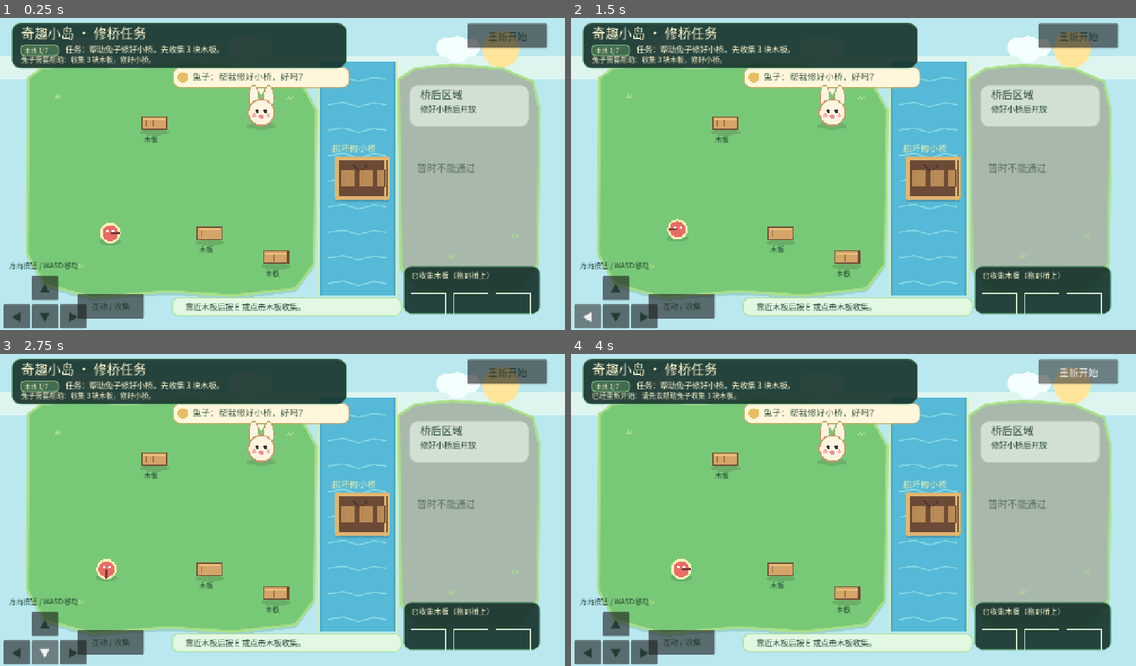
Above: before the commit, frames 1-4 (two rows, left to right).
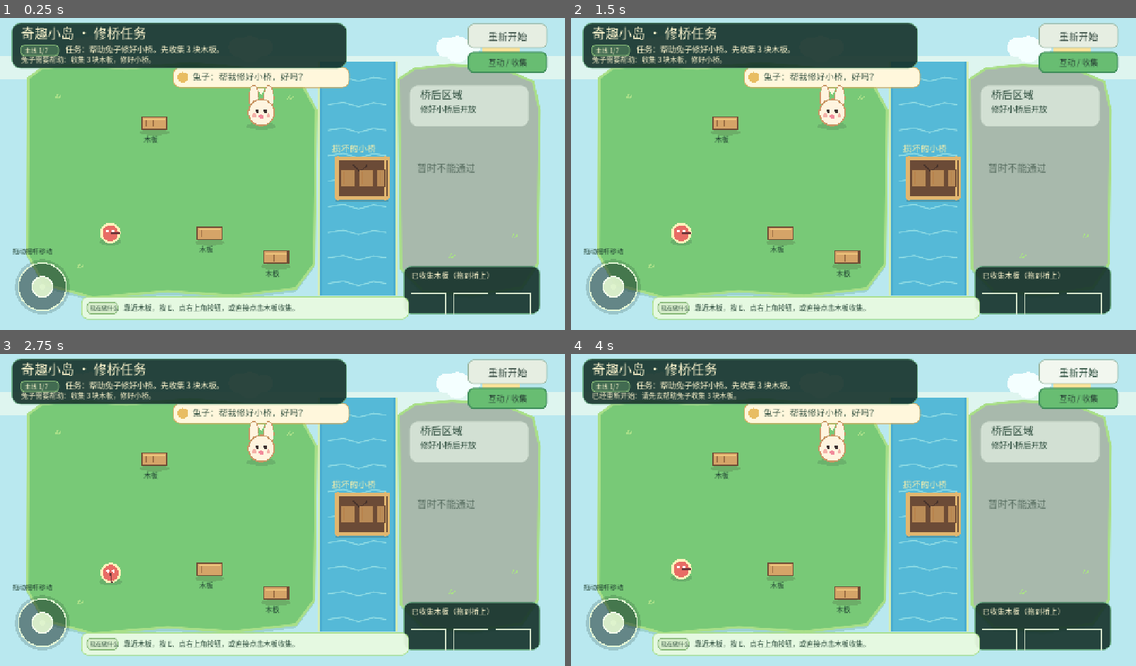
Above: after the commit, the same moments.

Repository: zhuwd-dev/wonder-isle
Game: Godot game, scene res://scenes/boot/Main.tscn
The game is run twice, just before and just after one commit, with the same random seed, the same clock (stepped at 60 frames per second) and the same inputs.
Inputs (mouse positions are in pixels of both pictures, inside the frame that each line leads up to):
- Up to frame 1 (0.25 s): no input
- Up to frame 2 (1.5 s): click (616, 289) at 0.5 s, where only the run before the commit has a clickable "▲"; click (587, 317) at 1.25 s, where only the run before the commit has a clickable "◀"
- Up to frame 3 (2.75 s): click (45, 653) at 2 s, where only the run before the commit has a clickable "▼"
- Up to frame 4 (4 s): click (644, 653) at 2.75 s, where only the run before the commit has a clickable "▶"; click "重新开始" at 3.5 s

The runs differ from the first frame. In frame 1, 7.2% of the frame differs, in the area x 0-97%, y 1-100%; in frame 2, 7.4%; in frame 3, 7.4%; in frame 4, 7.2%.

Commit message:
Improve touch controls and task layout

Diff:
--- a/scripts/boot/main.gd
+++ b/scripts/boot/main.gd
@@ -61,15 +61,19 @@
 const Q009_BIRD_INTERACTION_RADIUS := 72.0
 const Q010_SEED_POSITIONS := [Vector2(180, 430), Vector2(580, 200), Vector2(260, 430)]
 const Q010_SEED_LABELS := ["红花种子", "蓝花种子", "金色种子"]
-const Q011_AREA_RECT := Rect2(392, 568, 188, 56)
+const Q011_AREA_RECT := Rect2(196, 568, 188, 56)
 const Q011_SLOT_RECTS := [
-	Rect2(406, 576, 48, 24),
-	Rect2(466, 576, 48, 24),
-	Rect2(526, 576, 48, 24),
+	Rect2(210, 576, 48, 24),
+	Rect2(270, 576, 48, 24),
+	Rect2(330, 576, 48, 24),
 ]
 const Q011_ITEM_NAMES := ["木箱", "布包", "竹篮"]
 const Q011_INVENTORY_ORIGIN := Vector2(932, 620)
 const Q011_INVENTORY_STEP := 96.0
+const JOYSTICK_CENTER := Vector2(96, 622)
+const JOYSTICK_RADIUS := 54.0
+const JOYSTICK_DEADZONE := 0.14
+const JOYSTICK_HIT_RADIUS := 88.0
 const BRIDGE_SLOTS := [
 	Rect2(772, 356, 34, 38),
 	Rect2(813, 356, 34, 38),
@@ -114,6 +118,10 @@
 var player_position := Vector2(250, 500)
 var player_facing := Vector2.RIGHT
 var touch_direction := Vector2.ZERO
+var virtual_joystick_active := false
+var virtual_joystick_mouse_active := false
+var virtual_joystick_touch_index := -1
+var virtual_joystick_offset := Vector2.ZERO
 var dragging_board := -1
 var drag_position := Vector2.ZERO
 var dragging_pond_stone := -1
@@ -153,6 +161,8 @@
 	_configure_save_path()
 	_load_game()
 	_create_controls()
+	get_viewport().size_changed.connect(_layout_controls)
+	_layout_controls()
 	if message_remaining_seconds <= 0.0 and not message.is_empty():
 		message_remaining_seconds = 4.0
 	queue_redraw()
@@ -189,11 +199,24 @@
 func _input(event: InputEvent) -> void:
 	if event is InputEventMouseButton and event.button_index == MOUSE_BUTTON_LEFT:
 		if event.pressed:
+			if _is_virtual_joystick_hit(event.position) and _begin_virtual_joystick(event.position, -1, true):
+				get_viewport().set_input_as_handled()
+				return
+			if _is_button_control_position(event.position):
+				return
 			_pointer_down(event.position)
 		else:
+			if virtual_joystick_mouse_active:
+				_end_virtual_joystick()
+				get_viewport().set_input_as_handled()
+				return
+			if _is_button_control_position(event.position):
+				return
 			_pointer_up(event.position)
 	elif event is InputEventMouseMotion:
-		if dragging_board >= 0:
+		if virtual_joystick_mouse_active:
+			_update_virtual_joystick(event.position)
+		elif dragging_board >= 0:
 			drag_position = event.position
 			queue_redraw()
 		elif dragging_pond_stone >= 0:
@@ -213,11 +236,25 @@
 			queue_redraw()
 	elif event is InputEventScreenTouch:
 		if event.pressed:
+			if not virtual_joystick_active and _is_virtual_joystick_hit(event.position) and _begin_virtual_joystick(event.position, event.index, false):
+				get_viewport().set_input_as_handled()
+				return
+			if _is_button_control_position(event.position):
+				return
 			_pointer_down(event.position)
 		else:
+			if virtual_joystick_active and not virtual_joystick_mouse_active and virtual_joystick_touch_index == event.index:
+				_end_virtual_joystick()
+				get_viewport().set_input_as_handled()
+				return
+			if _is_button_control_position(event.position):
+				return
 			_pointer_up(event.position)
 	elif event is InputEventScreenDrag:
-		if dragging_board >= 0:
+		if virtual_joystick_active and not virtual_joystick_mouse_active and virtual_joystick_touch_index == event.index:
+			_update_virtual_joystick(event.position)
+			get_viewport().set_input_as_handled()
+		elif dragging_board >= 0:
 			drag_position = event.position
 			queue_redraw()
 		elif dragging_pond_stone >= 0:
@@ -237,8 +274,50 @@
 			queue_redraw()
 
 
+func _is_virtual_joystick_hit(position: Vector2) -> bool:
+	return position.distance_to(JOYSTICK_CENTER) <= JOYSTICK_HIT_RADIUS
+
+
+func _is_button_control_position(position: Vector2) -> bool:
+	for control in [restart_button, build_button, remove_decor_button, q011_button, interact_button]:
+		if control != null and control.visible and control.get_global_rect().has_point(position):
+			return true
+	return false
+
+
+func _begin_virtual_joystick(position: Vector2, touch_index: int, is_mouse: bool) -> bool:
+	if virtual_joystick_active:
+		return false
+	virtual_joystick_active = true
+	virtual_joystick_mouse_active = is_mouse
+	virtual_joystick_touch_index = touch_index
+	_update_virtual_joystick(position)
+	return true
+
+
+func _update_virtual_joystick(position: Vector2) -> void:
+	virtual_joystick_offset = (position - JOYSTICK_CENTER).limit_length(JOYSTICK_RADIUS)
+	var strength := virtual_joystick_offset.length() / JOYSTICK_RADIUS
+	if strength <= JOYSTICK_DEADZONE:
+		touch_direction = Vector2.ZERO
+	else:
+		var adjusted_strength := inverse_lerp(JOYSTICK_DEADZONE, 1.0, strength)
+		touch_direction = virtual_joystick_offset.normalized() * adjusted_strength
+	queue_redraw()
+
+
+func _end_virtual_joystick() -> void:
+	virtual_joystick_active = false
+	virtual_joystick_mouse_active = false
+	virtual_joystick_touch_index = -1
+	virtual_joystick_offset = Vector2.ZERO
+	touch_direction = Vector2.ZERO
+	queue_redraw()
+
+
 func _notification(what: int) -> void:
-	if what == NOTIFICATION_WM_WINDOW_FOCUS_OUT and (dragging_board >= 0 or dragging_pond_stone >= 0 or dragging_q005_plant >= 0 or dragging_q006_decor >= 0 or dragging_q008_path >= 0 or dragging_q011_item >= 0):
+	if what == NOTIFICATION_WM_WINDOW_FOCUS_OUT and (virtual_joystick_active or dragging_board >= 0 or dragging_pond_stone >= 0 or dragging_q005_plant >= 0 or dragging_q006_decor >= 0 or dragging_q008_path >= 0 or dragging_q011_item >= 0):
+		_end_virtual_joystick()
 		dragging_board = -1
 		drag_position = Vector2.ZERO
 		dragging_pond_stone = -1
@@ -305,6 +384,7 @@
 	restart_button.tooltip_text = "清除本关进度并重新开始"
 	restart_button.pressed.connect(_restart_game)
 	add_child(restart_button)
+	_apply_button_style(restart_button, false)
 
 	build_button = Button.new()
 	build_button.name = "BuildButton"
@@ -328,6 +408,7 @@
 	remove_decor_button.pressed.connect(_toggle_remove_mode)
 	remove_decor_button.visible = false
 	add_child(remove_decor_button)
+	_apply_button_style(remove_decor_button, false)
 
 	q011_button = Button.new()
 	q011_button.name = "Q011Button"
@@ -340,44 +421,32 @@
 	q011_button.pressed.connect(_toggle_q011_mode)
 	q011_button.visible = false
 	add_child(q011_button)
+	_apply_button_style(q011_button, false)
 
 	interact_button = Button.new()
 	interact_button.name = "InteractButton"
 	interact_button.text = "互动 / 收集"
-	interact_button.position = Vector2(176, 638)
-	interact_button.size = Vector2(150, 56)
+	interact_button.position = Vector2(1060, 88)
+	interact_button.size = Vector2(180, 48)
 	interact_button.add_theme_font_size_override("font_size", 18)
 	interact_button.add_theme_color_override("font_color", Color("253b32"))
+	interact_button.tooltip_text = "拾取物品、交付材料或与伙伴互动"
 	interact_button.pressed.connect(_try_collect_nearby)
 	add_child(interact_button)
-
-	_add_direction_button("▲", Vector2(72, 598), Vector2.UP)
-	_add_direction_button("◀", Vector2(8, 662), Vector2.LEFT)
-	_add_direction_button("▼", Vector2(72, 662), Vector2.DOWN)
-	_add_direction_button("▶", Vector2(136, 662), Vector2.RIGHT)
+	_apply_button_style(interact_button, true)
 	_refresh_build_controls()
-
-
-func _add_direction_button(label: String, position: Vector2, direction: Vector2) -> void:
-	var button := Button.new()
-	button.text = label
-	button.position = position
-	button.size = Vector2(60, 54)
-	button.add_theme_font_size_override("font_size", 25)
-	button.add_theme_color_override("font_color", Color("253b32"))
-	button.tooltip_text = "移动"
-	button.button_down.connect(_on_touch_button_down.bind(direction))
-	button.button_up.connect(_on_touch_button_up.bind(direction))
-	button.mouse_exited.connect(_on_touch_button_up.bind(direction))
-	add_child(button)
-
-
-func _on_touch_button_down(direction: Vector2) -> void:
-	touch_direction = direction
-
-
-func _on_touch_button_up(_direction: Vector2) -> void:
-	touch_direction = Vector2.ZERO
+	_layout_controls()
+
+
+func _layout_controls() -> void:
+	if restart_button == null:
+		return
+	var layout_width := maxf(WORLD_SIZE.x, get_viewport_rect().size.x)
+	restart_button.position = Vector2(layout_width - 220.0, 24.0)
+	build_button.position = Vector2(layout_width - 420.0, 24.0)
+	remove_decor_button.position = Vector2(layout_width - 420.0, 88.0)
+	q011_button.position = Vector2(layout_width - 420.0, 88.0)
+	interact_button.position = Vector2(layout_width - 220.0, 88.0)
 
 
 func _toggle_build_mode() -> void:
@@ -460,6 +529,14 @@
 
 
 func _apply_build_button_style(highlighted: bool) -> void:
+	_apply_button_style(build_button, highlighted)
+	build_button.add_theme_color_override("font_color", Color("173d2d") if highlighted else Color("253b32"))
+	build_button.add_theme_color_override("font_hover_color", Color("123927"))
+	build_button.add_theme_color_override("font_pressed_color", Color("102f23"))
+	build_button.add_theme_font_size_override("font_size", 20 if highlighted else 22)
+
+
+func _apply_button_style(button: Button, highlighted: bool) -> void:
 	var normal := StyleBoxFlat.new()
 	normal.bg_color = Color("68bd72") if highlighted else Color("e6eee2")
 	normal.border_color = Color("3d8d58") if highlighted else Color("9ab5a0")
@@ -471,13 +548,12 @@
 	hover.bg_color = Color("82d789") if highlighted else Color("f2f7ef")
 	var pressed := normal.duplicate() as StyleBoxFlat
 	pressed.bg_color = Color("54a966") if highlighted else Color("d7e4d4")
-	build_button.add_theme_stylebox_override("normal", normal)
-	build_button.add_theme_stylebox_override("hover", hover)
-	build_button.add_theme_stylebox_override("pressed", pressed)
-	build_button.add_theme_color_override("font_color", Color("173d2d"))
-	build_button.add_theme_color_override("font_hover_color", Color("123927"))
-	build_button.add_theme_color_override("font_pressed_color", Color("102f23"))
-	build_button.add_theme_font_size_override("font_size", 20 if highlighted else 22)
+	button.add_theme_stylebox_override("normal", normal)
+	button.add_theme_stylebox_override("hover", hover)
+	button.add_theme_stylebox_override("pressed", pressed)
+	button.add_theme_color_override("font_color", Color("253b32"))
+	button.add_theme_color_override("font_hover_color", Color("173d2b"))
+	button.add_theme_color_override("font_pressed_color", Color("173d2b"))
 
 
 func _are_core_tasks_complete() -> bool:
@@ -1251,8 +1327,10 @@
 
 
 func _draw_background() -> void:
-	draw_rect(Rect2(Vector2.ZERO, WORLD_SIZE), VISUAL_PALETTE["sky"])
-	draw_rect(Rect2(0, 96, WORLD_SIZE.x, 54), VISUAL_PALETTE["sky_band"])
+	var viewport_size := get_viewport_rect().size
+	var background_size := Vector2(maxf(WORLD_SIZE.x, viewport_size.x), maxf(WORLD_SIZE.y, viewport_size.y))
+	draw_rect(Rect2(Vector2.ZERO, background_size), VISUAL_PALETTE["sky"])
+	draw_rect(Rect2(0, 96, background_size.x, 54), VISUAL_PALETTE["sky_band"])
 	draw_circle(Vector2(1135, 82), 42, VISUAL_PALETTE["sun"])
 	for cloud_x in [180.0, 540.0, 1010.0]:
 		draw_circle(Vector2(cloud_x, 78), 22, VISUAL_PALETTE["cloud"])
@@ -1674,18 +1752,18 @@
 	var border := Color("478b5b") if complete else Color("8a6846")
 	_draw_panel(Q011_AREA_RECT, fill, border, 12)
 	if complete:
-		for stone_position in [Vector2(403, 608), Vector2(434, 608), Vector2(465, 608), Vector2(496, 608), Vector2(527, 608), Vector2(559, 608)]:
+		for stone_position in [Vector2(207, 608), Vector2(238, 608), Vector2(269, 608), Vector2(300, 608), Vector2(331, 608), Vector2(363, 608)]:
 			_draw_ellipse_custom(stone_position, Vector2(9, 4), Color("d8c49a"))
 			_draw_ellipse_custom(stone_position + Vector2(0, -1), Vector2(6, 2), Color("f0dfba"))
-		for flower_position in [Vector2(398, 574), Vector2(573, 574)]:
+		for flower_position in [Vector2(202, 574), Vector2(377, 574)]:
 			draw_circle(flower_position, 4.0, Color("e96b70"))
 			draw_circle(flower_position + Vector2(-4, -2), 3.0, Color("fff1a8"))
 			draw_circle(flower_position + Vector2(4, -2), 3.0, Color("fff1a8"))
-		draw_string(font, Vector2(410, 567), "额外地块 · 已整理", HORIZONTAL_ALIGNMENT_LEFT, -1, 15, Color("214232"))
+		draw_string(font, Vector2(222, 567), "额外地块 · 已整理", HORIZONTAL_ALIGNMENT_LEFT, -1, 15, Color("214232"))
 	else:
-		draw_line(Vector2(397, 569), Vector2(402, 562), Color("668949"), 3.0)
-		draw_line(Vector2(574, 569), Vector2(579, 562), Color("668949"), 3.0)
-		draw_string(font, Vector2(407, 567), "帮忙整理 · %d/3" % game_state.q011_placed_count(), HORIZONTAL_ALIGNMENT_LEFT, -1, 15, Color("3e392b"))
+		draw_line(Vector2(201, 569), Vector2(206, 562), Color("668949"), 3.0)
+		draw_line(Vector2(378, 569), Vector2(383, 562), Color("668949"), 3.0)
+		draw_string(font, Vector2(216, 567), "整理物品 · %d/3" % game_state.q011_placed_count(), HORIZONTAL_ALIGNMENT_LEFT, -1, 15, Color("3e392b"))
 	for slot_id in range(GameState.Q011_ITEM_TOTAL):
 		var slot: Rect2 = Q011_SLOT_RECTS[slot_id]
 		var item_id: int = game_state.q011_slot_occupants[slot_id]
@@ -1704,7 +1782,7 @@
 			draw_rect(slot.grow(5), VISUAL_PALETTE["target_valid"], false, 3.0)
 	if dragging_q011_item >= 0:
 		var hint := "空槽可以松开" if _q011_slot_at(q011_drag_position) >= 0 else "把物品移到空槽再松开"
-		draw_string(font, Vector2(397, 638), hint, HORIZONTAL_ALIGNMENT_LEFT, -1, 14, VISUAL_PALETTE["ink"])
+		draw_string(font, Vector2(202, 638), hint, HORIZONTAL_ALIGNMENT_LEFT, -1, 14, VISUAL_PALETTE["ink"])
 
 
 func _draw_q011_item_at(position: Vector2, item_id: int, lifted: bool) -> void:
@@ -2116,9 +2194,25 @@
 
 
 func _draw_touch_hint(font: Font) -> void:
-	_draw_panel(Rect2(390, 646, 520, 42), Color(0.91, 0.98, 0.88, 0.86), VISUAL_PALETTE["island_highlight"], 14)
-	draw_string(font, Vector2(420, 675), _task_action_hint_text(), HORIZONTAL_ALIGNMENT_LEFT, -1, 18, VISUAL_PALETTE["ink"])
-	draw_string(font, Vector2(20, 580), "方向按钮 / WASD 移动", HORIZONTAL_ALIGNMENT_LEFT, -1, 16, VISUAL_PALETTE["ink"])
+	_draw_panel(Rect2(184, 644, 742, 52), Color(0.91, 0.98, 0.88, 0.94), VISUAL_PALETTE["island_highlight"], 14)
+	_draw_panel(Rect2(196, 656, 72, 28), Color("d7edcb"), Color("86b877"), 10)
+	draw_string(font, Vector2(204, 675), "现在做什么", HORIZONTAL_ALIGNMENT_LEFT, -1, 13, VISUAL_PALETTE["ink"])
+	draw_string(font, Vector2(280, 676), _task_action_hint_text(), HORIZONTAL_ALIGNMENT_LEFT, 620, 16, VISUAL_PALETTE["ink"])
+	draw_string(font, Vector2(28, 547), "拖动摇杆移动", HORIZONTAL_ALIGNMENT_LEFT, -1, 15, VISUAL_PALETTE["ink"])
+	_draw_virtual_joystick()
+
+
+func _draw_virtual_joystick() -> void:
+	var base_color := Color(0.09, 0.18, 0.16, 0.42)
+	var outline_color := Color("e4f7d6")
+	draw_circle(JOYSTICK_CENTER, JOYSTICK_RADIUS + 8.0, Color(0.08, 0.16, 0.14, 0.18))
+	draw_circle(JOYSTICK_CENTER, JOYSTICK_RADIUS, base_color)
+	draw_arc(JOYSTICK_CENTER, JOYSTICK_RADIUS, 0.0, TAU, 40, outline_color, 3.0)
+	draw_circle(JOYSTICK_CENTER, 6.0, Color(0.87, 0.96, 0.78, 0.78))
+	var knob_center := JOYSTICK_CENTER + virtual_joystick_offset
+	var knob_color := Color("80c987") if virtual_joystick_active else Color(0.88, 0.96, 0.81, 0.92)
+	draw_circle(knob_center, 23.0, knob_color)
+	draw_arc(knob_center, 23.0, 0.0, TAU, 32, Color("f4ffec"), 3.0)
 
 
 func _task_prompt_text() -> String:
@@ -2220,9 +2314,9 @@
 
 func _task_action_hint_text() -> String:
 	if q011_mode:
-		return "从右下角托盘拖动木箱、布包和竹篮到三个空槽。"
+		return "从右下角托盘拖动物品到左侧整理区的空槽。"
 	if game_state.can_start_q012():
-		return "走到兔子身边按 E 或点击“互动 / 收集”，和伙伴们一起庆祝。"
+		return "走到兔子身边，按 E 或点右上角“互动 / 收集”参加庆祝。"
 	if build_mode and _can_use_q006_build_mode():
 		if remove_decor_mode:
 			return "点击已放置的装饰移除；再次点击移除按钮可取消。"
@@ -2230,19 +2324,19 @@
 			return "拖动已摆放的装饰换位，或点“移除装饰”后收回。"
 		return "拖动木栅栏、花盆和庭院路灯到对应槽位。"
 	if game_state.is_q011_complete():
-		return "没有必做任务：自由探索，或点“建造”调整花园。"
+		return "没有必做任务：自由探索，或点右上角“建造”调整花园。"
 	if not game_state.is_complete():
 		if game_state.board_count() < GameState.BOARD_TOTAL:
-			return "靠近木板后按 E 或点击木板收集。"
+			return "靠近木板，按 E、点右上角按钮，或直接点击木板收集。"
 		return "拖动右下角已收集木板到桥上高亮位置。"
 	if not game_state.seed_collected:
-		return "过桥到右侧，靠近发光种子后按“互动 / 收集”。"
+		return "过桥到右侧靠近发光种子，按 E 或点右上角按钮收集。"
 	if not game_state.seed_planted:
-		return "到右侧花圃附近按“互动 / 收集”种下种子。"
+		return "走到右侧花圃旁，按 E 或点右上角按钮种下种子。"
 	if not game_state.is_q004_complete():
 		if game_state.wood_count() < GameState.Q004_WOOD_TOTAL:
-			return "靠近木材后按 E 或点击互动 / 收集来拾取。"
-		return "带着木材到小屋旁按互动 / 收集交付。"
+			return "靠近木材，按 E 或点右上角“互动 / 收集”拾取。"
+		return "带着木材走到小屋旁，按 E 或点右上角按钮交付。"
 	if not game_state.is_pond_complete():
 		return "下一步：把池塘边剩余的石头拖进对应轮廓。"
 	if not game_state.is_q005_complete():
--- a/tests/test_graybox_collision.gd
+++ b/tests/test_graybox_collision.gd
@@ -76,7 +76,7 @@
 	_expect(main._drag_target_slot_at(slot_center_2) == -1, "placed board must no longer have an active target")
 	_expect(main.game_state.is_complete(), "placing the third board must complete the bridge")
 	_expect(main._task_prompt_text() == "下一步：过桥到右侧寻找发光的种子。", "完成修桥后应明确指出唯一的下一步")
-	_expect(main._task_action_hint_text() == "过桥到右侧，靠近发光种子后按“互动 / 收集”。", "完成修桥后应显示种子互动提示")
+	_expect(main._task_action_hint_text() == "过桥到右侧靠近发光种子，按 E 或点右上角按钮收集。", "完成修桥后应显示种子互动提示")
 	_expect(main._should_show_rabbit_dialog(), "修桥后兔子应继续提供当前阶段的引导")
 	_expect(main._rabbit_feedback_text() == "兔子：谢谢你！过桥找发光种子吧！", "修桥后的兔子对白应转成种子任务提示")
 	main.player_position = main.SEED_POSITION
@@ -98,7 +98,7 @@
 	_expect(main._should_show_rabbit_dialog(), "种下种子后兔子应接着提示狐狸任务")
 	_expect(main._rabbit_feedback_text().contains("狐狸") and main._rabbit_feedback_text().contains("木材"), "种下种子后兔子应告诉玩家去收集木材")
 	_expect(main._task_prompt_text() == "任务：帮狐狸建小屋。先收集 3 份木材。", "种植完成后应引导狐狸小屋任务")
-	_expect(main._task_action_hint_text() == "靠近木材后按 E 或点击互动 / 收集来拾取。", "种植完成后应显示木材收集提示")
+	_expect(main._task_action_hint_text() == "靠近木材，按 E 或点右上角“互动 / 收集”拾取。", "种植完成后应显示木材收集提示")
 	main._try_collect_nearby()
 	_expect(main.game_state.seed_planted, "重复互动不能重复改变种植状态")
 	main._pointer_down(main.POND_STONE_POSITIONS[0])
--- a/tests/test_q008_runtime.gd
+++ b/tests/test_q008_runtime.gd
@@ -40,7 +40,7 @@
 	_expect(not main.game_state.is_q006_complete(), "Q008 runtime must not require Q006")
 	_expect(not main.game_state.is_q007_complete(), "Q008 runtime must not require Q007")
 	_expect(main._task_prompt_text() == "下一步：过桥到右侧寻找发光的种子。", "Q008 must not replace the existing main task prompt")
-	_expect(main._task_action_hint_text() == "过桥到右侧，靠近发光种子后按“互动 / 收集”。", "Q008 must not replace the existing main action hint")
+	_expect(main._task_action_hint_text() == "过桥到右侧靠近发光种子，按 E 或点右上角按钮收集。", "Q008 must not replace the existing main action hint")
 	_expect(main._q008_prompt_text() == "小路任务：已铺设 0/3 块路面石板。", "Q008 must show its progress in the path area")
 
 	_complete_main_story_runtime()
--- a/tests/test_q011_runtime.gd
+++ b/tests/test_q011_runtime.gd
@@ -131,7 +131,7 @@
 	_expect(main._can_show_q011_area(), "the completed extra plot must stay visible after placement mode closes")
 	_expect(main._hud_title_text() == "奇趣小岛 · 全部任务完成", "the final screen must clearly mark all tasks as finished")
 	_expect(main._task_prompt_text() == "额外地块整理完成！可以自由探索，或点击“建造”调整花园。", "the completion prompt must explain that there is no required next task")
-	_expect(main._task_action_hint_text() == "没有必做任务：自由探索，或点“建造”调整花园。", "the completion action hint must offer clear optional next actions")
+	_expect(main._task_action_hint_text() == "没有必做任务：自由探索，或点右上角“建造”调整花园。", "the completion action hint must offer clear optional next actions")
 	_expect(not main._should_show_hud_message(), "the final status must not repeat the identical transient completion message")
 	main._toggle_q011_mode()
 	_expect(not main.q011_mode, "completed Q011 must not re-enter an empty placement mode")
--- a/tests/test_runtime_flow.gd
+++ b/tests/test_runtime_flow.gd
@@ -32,6 +32,37 @@
 	_expect(not main.game_state.can_start_pond_task(), "pond task must be locked at the start")
 	_expect(main._task_stage_label() == "主线 1/7", "the HUD must identify the first of seven connected main-story steps")
 	_expect(main._should_show_rabbit_area(), "the rabbit must be visible while it introduces the first task")
+	_expect(main.interact_button.position == Vector2(1060, 88), "the interaction control must sit on the right for a two-thumb layout")
+	_expect(main._is_button_control_position(main.interact_button.position + main.interact_button.size / 2.0), "the moved interaction button must not leak clicks into world dragging")
+	_expect(main.Q011_AREA_RECT.end.x < main.HOUSE_RECT.position.x, "the extra-plot area must not overlap the fox house")
+	_mouse_button(main.JOYSTICK_CENTER, true)
+	_expect(main.virtual_joystick_active, "pressing the round joystick must capture the mouse pointer")
+	_mouse_motion(main.JOYSTICK_CENTER + Vector2(0, -100))
+	_expect(main.touch_direction.y < -0.99 and absf(main.touch_direction.x) < 0.01, "dragging the joystick upward must produce upward movement")
+	_expect(is_equal_approx(main.virtual_joystick_offset.length(), main.JOYSTICK_RADIUS), "the joystick knob must stay inside its circular travel range")
+	_mouse_button(main.JOYSTICK_CENTER + Vector2(0, -100), false)
+	_expect(not main.virtual_joystick_active and main.touch_direction == Vector2.ZERO, "releasing the joystick must stop movement")
+	var touch_down := InputEventScreenTouch.new()
+	touch_down.index = 3
+	touch_down.position = main.JOYSTICK_CENTER
+	touch_down.pressed = true
+	main._input(touch_down)
+	var other_finger := InputEventScreenDrag.new()
+	other_finger.index = 4
+	other_finger.position = main.JOYSTICK_CENTER + Vector2.RIGHT * main.JOYSTICK_RADIUS
+	main._input(other_finger)
+	_expect(main.touch_direction == Vector2.ZERO, "a second finger must not steer the active joystick")
+	var touch_drag := InputEventScreenDrag.new()
+	touch_drag.index = 3
+	touch_drag.position = main.JOYSTICK_CENTER + Vector2.RIGHT * main.JOYSTICK_RADIUS
+	main._input(touch_drag)
+	_expect(main.touch_direction.x > 0.99 and absf(main.touch_direction.y) < 0.01, "the captured finger must steer the joystick in any direction")
+	var touch_up := InputEventScreenTouch.new()
+	touch_up.index = 3
+	touch_up.position = touch_drag.position
+	touch_up.pressed = false
+	main._input(touch_up)
+	_expect(not main.virtual_joystick_active and main.touch_direction == Vector2.ZERO, "lifting the steering finger must release the joystick")
 
 	# Q001: collect all boards through the proximity interaction path.
 	main.player_position = main.SEED_POSITION
@@ -184,7 +215,7 @@
 	_expect(main._should_show_rabbit_area(), "the rabbit must return for the final celebration objective")
 	_expect(main._task_stage_label() == "主线 7/7", "finishing decorations must identify the final main-story step")
 	_expect(main._task_prompt_text() == "花园装饰已完成！回到兔子身边参加小岛庆祝。", "the garden must direct the player to the rabbit")
-	_expect(main._task_action_hint_text() == "走到兔子身边按 E 或点击“互动 / 收集”，和伙伴们一起庆祝。", "the ending prompt must explain how to finish the story")
+	_expect(main._task_action_hint_text() == "走到兔子身边，按 E 或点右上角“互动 / 收集”参加庆祝。", "the ending prompt must explain how to finish the story")
 	_expect(not main._can_use_q007_side_task(), "optional exploration must remain locked before the ending interaction")
 	main.player_position = main.Q012_RABBIT_POSITION
 	main._try_collect_nearby()
Not shown, changed: docs/奇趣小岛｜整体开发路线图.md
Not shown, changed: docs/开发与浏览器预览.md
Not shown, changed: tools/test_optional_quest_browser.py
Not shown, changed: tools/test_web_preview.py
